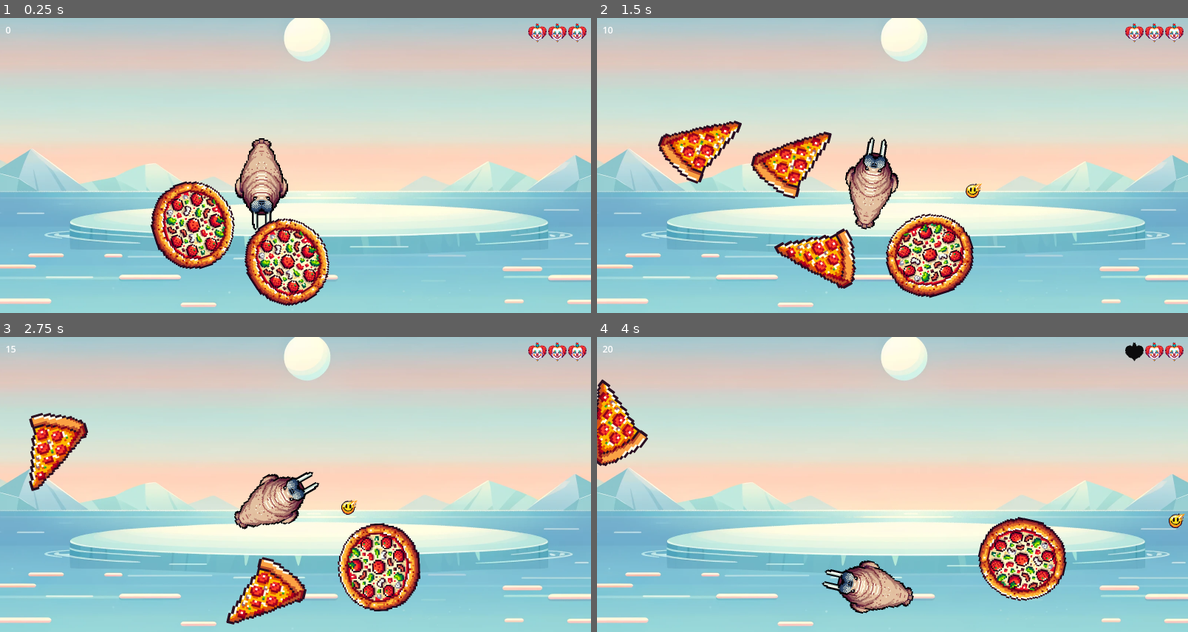
Above: before the commit, frames 1-4 (two rows, left to right).
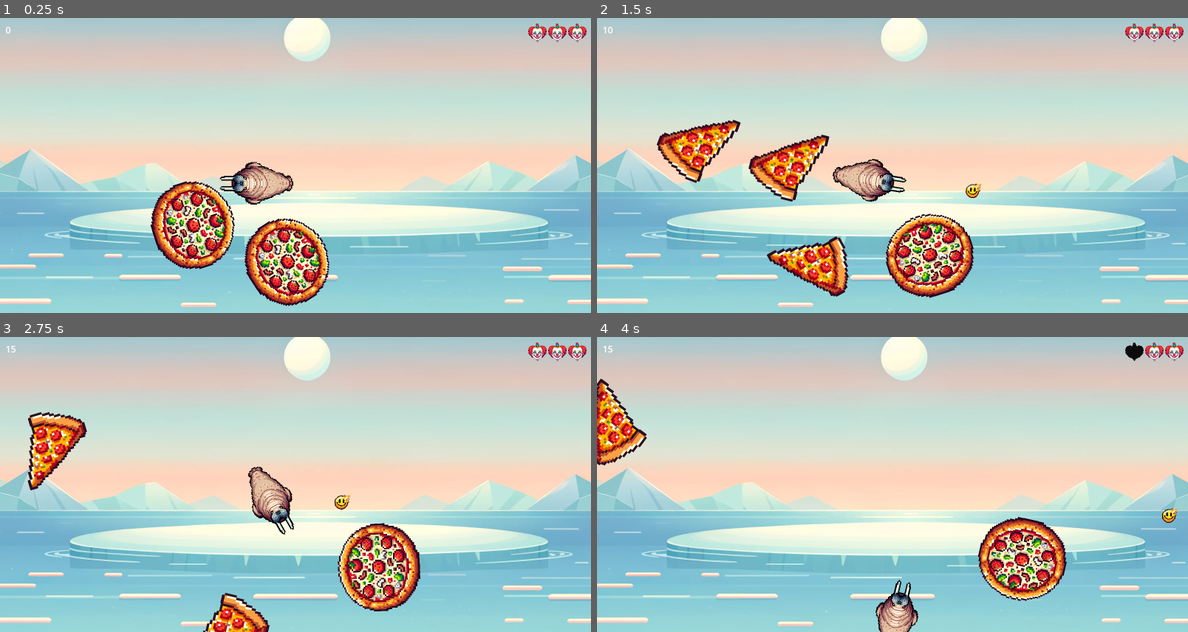
Above: after the commit, the same moments.

Repository: bytedev-code/the-sad-unicorn
Game: Godot game, scene res://game.tscn
The game is run twice, just before and just after one commit, with the same random seed, the same clock (stepped at 60 frames per second) and the same inputs. Sound files missing from this copy of the repository are replaced by a short silence.
Inputs:
- Up to frame 1 (0.25 s): no input
- Up to frame 2 (1.5 s): hold D (player_rotate_right) 0.53-1.28 s; hold Space (player_shoot) 0.53-1.28 s; hold A (player_rotate_left) from 1.28 s (still down); tap Space (player_shoot) at 1.35 s
- Up to frame 3 (2.75 s): release A (player_rotate_left) at 2.03 s; hold D (player_rotate_right) from 2.03 s (still down); hold Space (player_shoot) from 2.03 s (still down)
- Up to frame 4 (4 s): release D (player_rotate_right) at 2.78 s; release Space (player_shoot) at 2.78 s; hold W (player_forward) 2.78-3.53 s; tap Space (player_shoot) at 2.85 s; hold A (player_rotate_left) from 3.53 s (still down); hold Space (player_shoot) from 3.53 s (still down)

The runs differ from the first frame. In frame 1, 1.6% of the frame differs, in the area x 37-50%, y 40-72%; in frame 2, 6.3%, in the area x 10-53%, y 34-95%; in frame 3, 5.3%; in frame 4, 3.4%.

Commit message:
chaning player asset

Diff:
--- a/player.tscn
+++ b/player.tscn
@@ -1,24 +1,25 @@
-[gd_scene load_steps=3 format=3 uid="uid://yaolwrsv7rof"]
+[gd_scene load_steps=4 format=3 uid="uid://yaolwrsv7rof"]
 
 [ext_resource type="Script" path="res://player.gd" id="1_ulpd7"]
 [ext_resource type="Texture2D" uid="uid://c6ih7oetcwv4b" path="res://assets/enemies/walrus_1.png" id="2_xtfns"]
 
 [sub_resource type="CapsuleShape2D" id="CapsuleShape2D_aj5bb"]
 radius = 56.0
-height = 195.985
+height = 152.0
 
 [node name="player" type="CharacterBody2D"]
 motion_mode = 1
 script = ExtResource("1_ulpd7")
 
 [node name="CollisionShape2D" type="CollisionShape2D" parent="."]
-position = Vector2(17, 9)
-rotation = 1.56728
+position = Vector2(2, 15)
+rotation = 3.14159
 shape = SubResource("CapsuleShape2D_aj5bb")
 
 [node name="Sprite2D" type="Sprite2D" parent="."]
-rotation = 1.5708
-scale = Vector2(0.25, 0.25)
+position = Vector2(8, -5)
+rotation = 3.14159
+scale = Vector2(0.2, 0.2)
 texture = ExtResource("2_xtfns")
 
 [node name="InvincibleTimer" type="Timer" parent="."]
